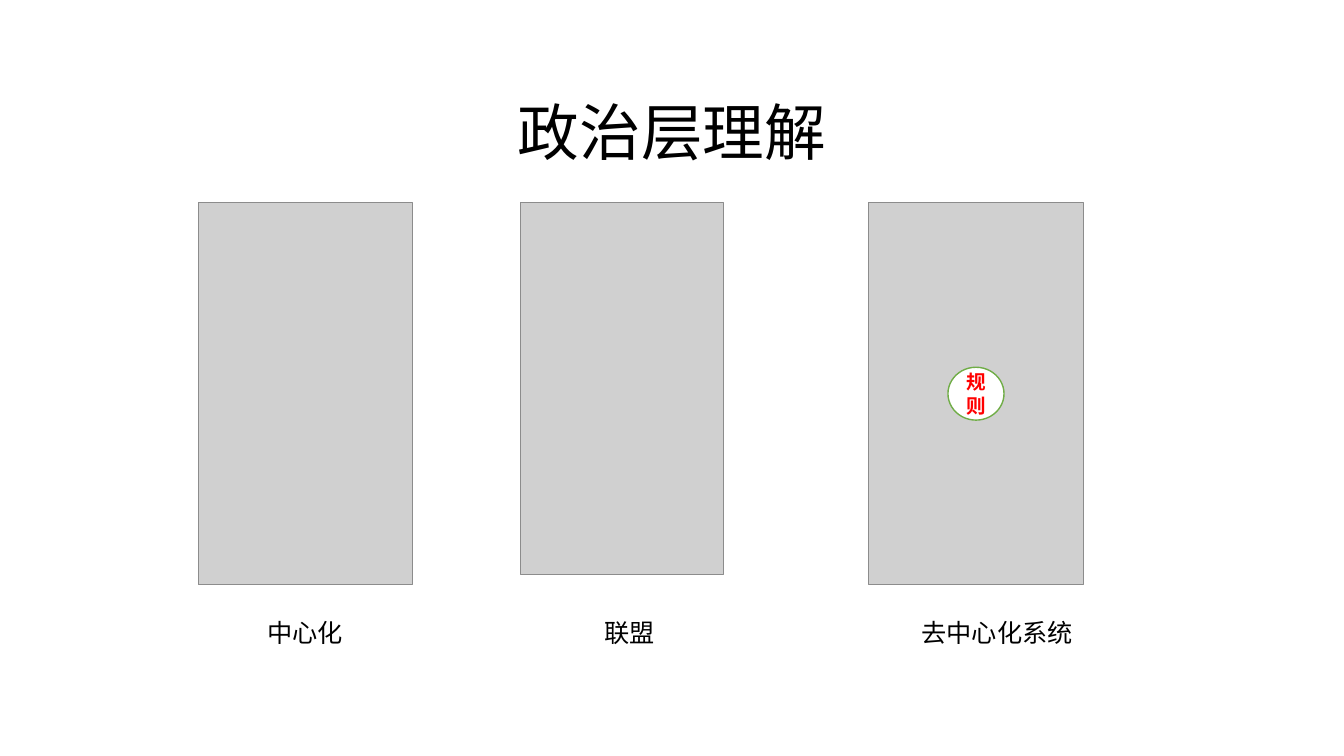
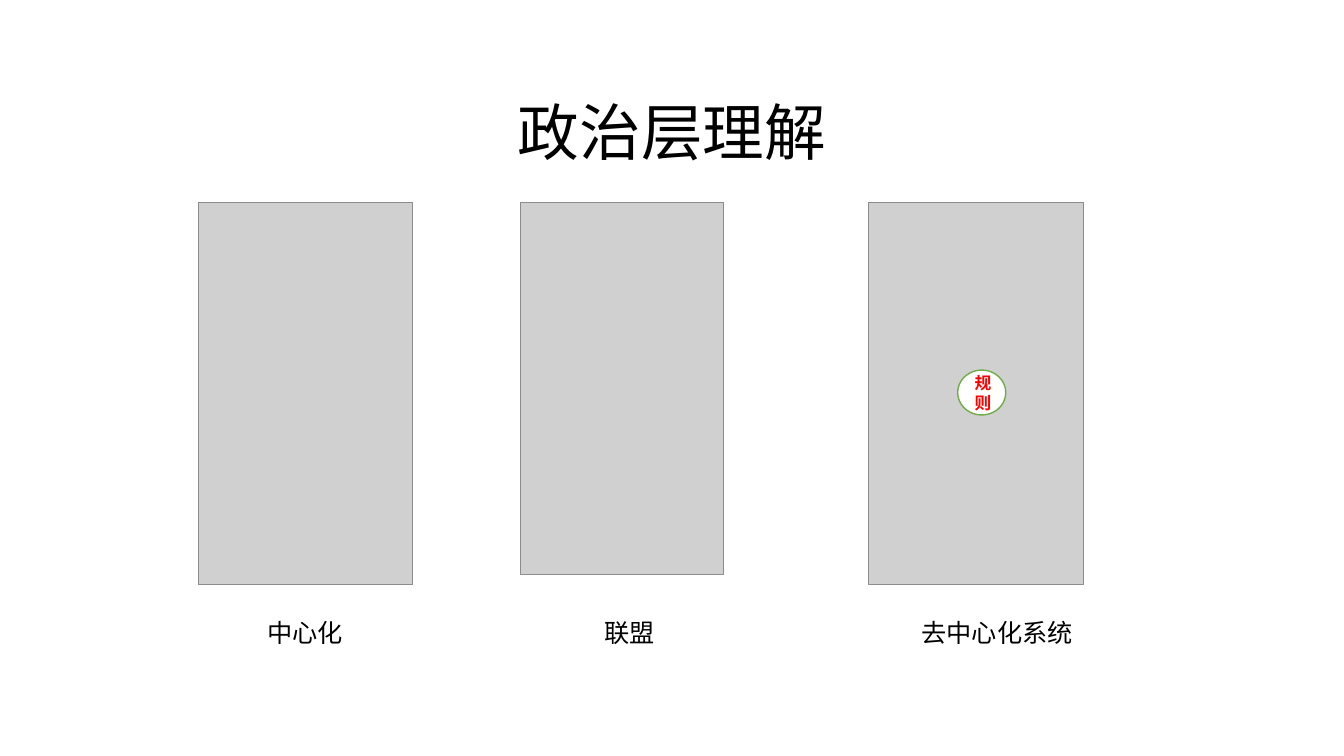
Before and after one commit to maodaishan/eos_doc, a slide deck: slide 5 of 其他ppt等/区块链分享1_认识比特币.pptx. Drawn at 1344x756 pixels with LibreOffice and Linux fonts; fonts in the diff are those of the drawing; grey boxes stand for pictures; background and template pictures are left out. Boxes give left, top, right and bottom in pixels: in the first picture for what was removed or moved away, otherwise in the second. Text is boxed around its words. In the diff, an @@ line names an element or a change of style, - is before the commit and + after.

```diff
--- a/其他ppt等/区块链分享1_认识比特币.pptx
+++ b/其他ppt等/区块链分享1_认识比特币.pptx
@@ ellipse "规则": place and size @@
-ellipse "规则" at (948,367,1004,419)
+ellipse "规则" at (958,370,1006,415)
@@ ellipse "规则" at (958,370,1006,415): size 14 to 12 pt @@
```
Also in this commit, not shown: 2 other files.
